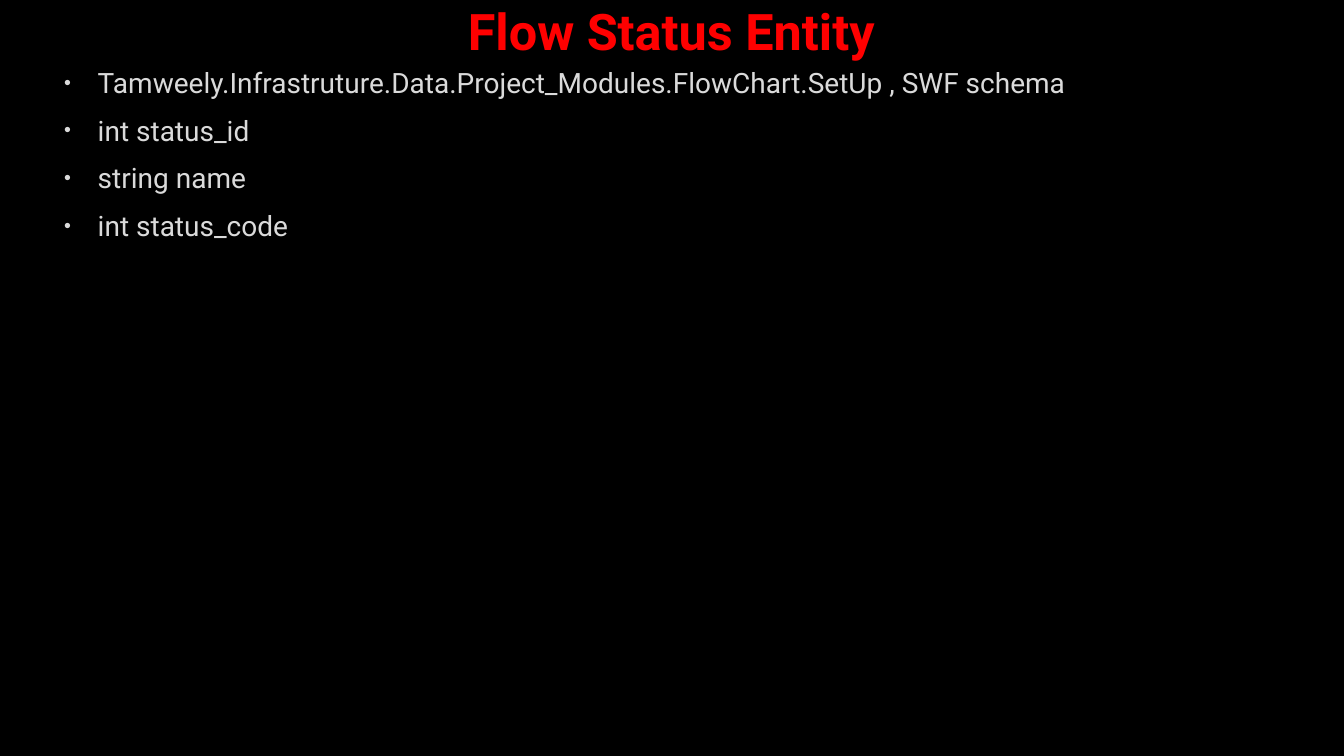
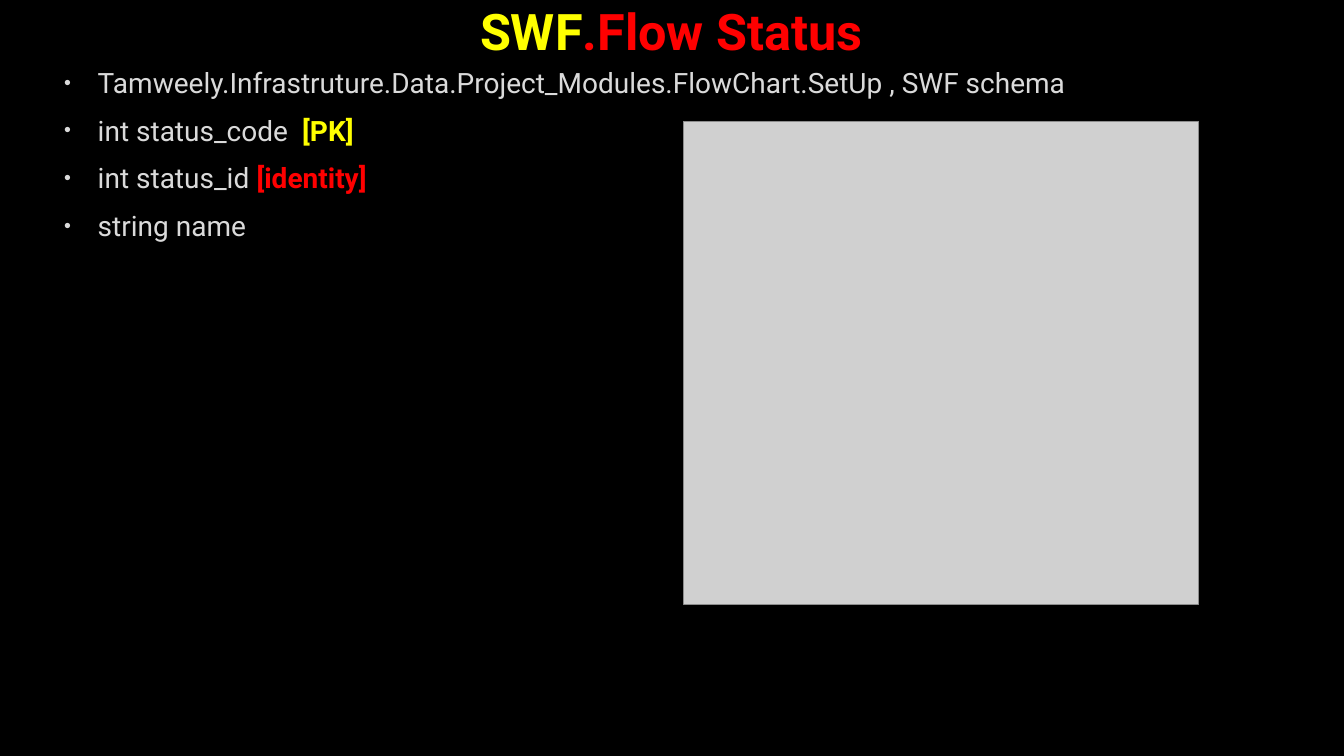
Before and after one commit to AhmedMohamedSamir1/Summary, a slide deck: slide 28 of Dot Net/Business.pptx. Drawn at 1344x756 pixels with LibreOffice and Linux fonts; fonts in the diff are those of the drawing; grey boxes stand for pictures; background and template pictures are left out. Boxes give left, top, right and bottom in pixels: in the first picture for what was removed or moved away, otherwise in the second. Text is boxed around its words. In the diff, an @@ line names an element or a change of style, - is before the commit and + after.

```diff
--- a/Dot Net/Business.pptx
+++ b/Dot Net/Business.pptx
@@ title at (480,12,862,51): text changed @@
-Flow Status Entity
+SWF.Flow Status
@@ text at (98,117,367,194): text changed @@
-• int status_id
+• int status_code [PK]
+• int status_id [identity]
@@ picture added at (684,121,1199,604) @@
@@ text at (98,215,288,238): paragraph removed @@
-• int status_code
```
Also in this commit, not shown: 7 other slides changed, 13 slides added, 3 other files.
